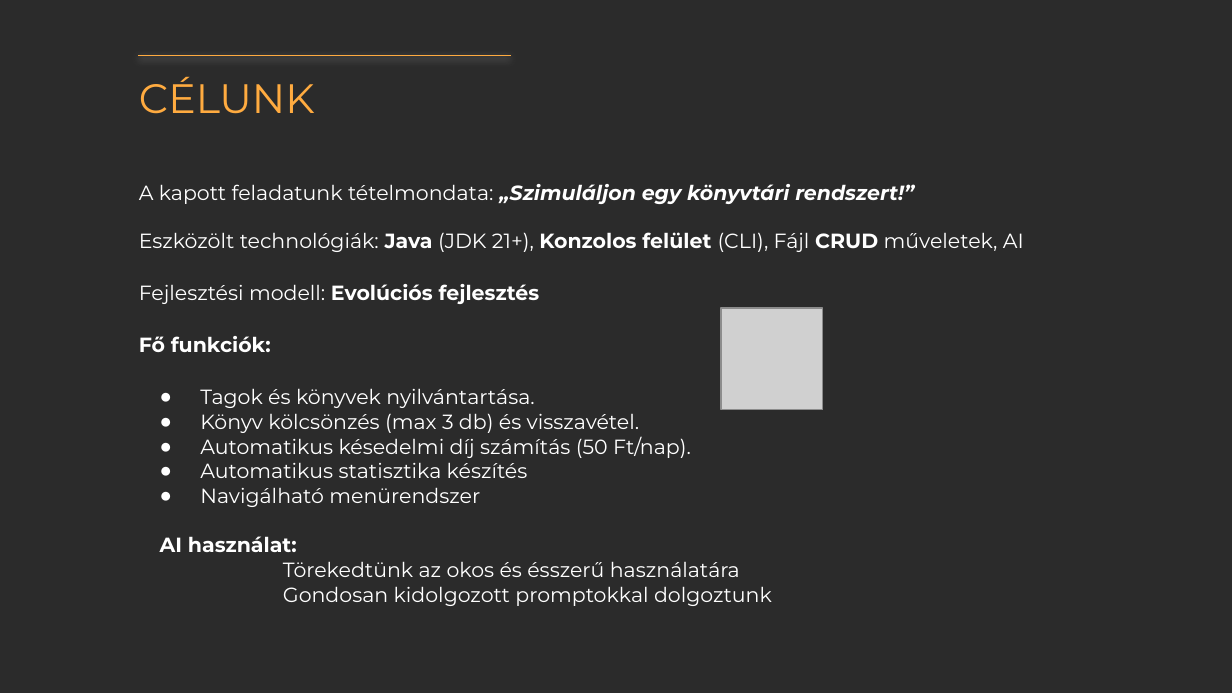
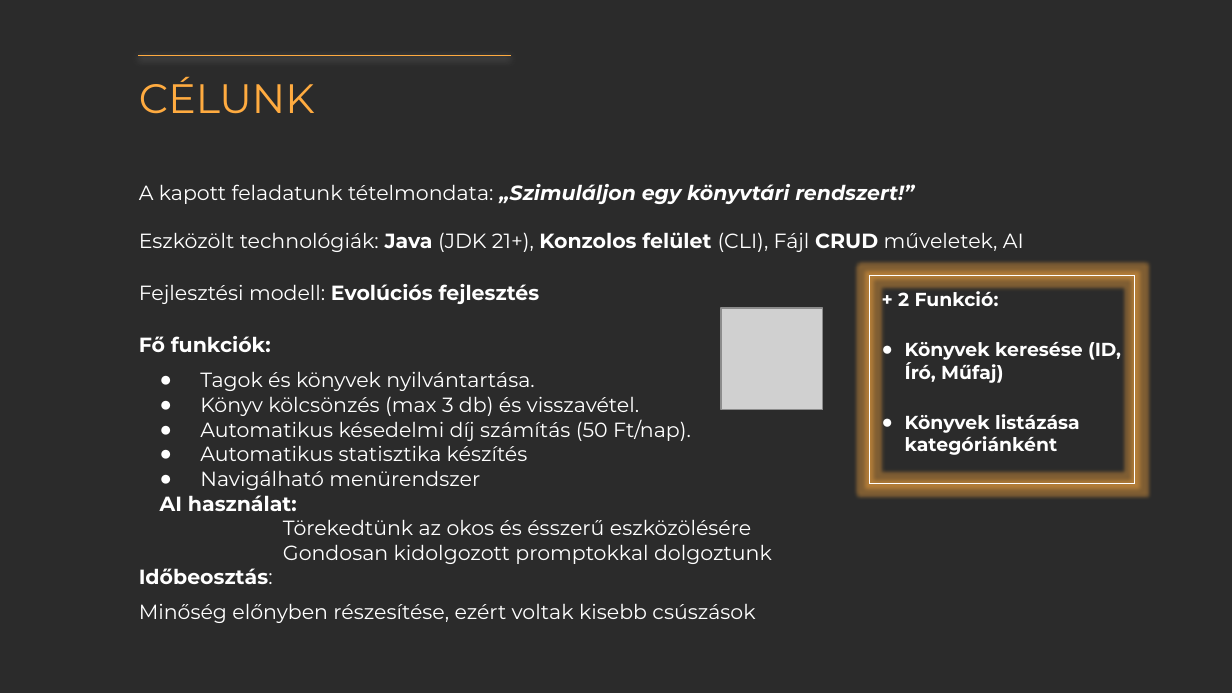
Before and after one commit to KLeviii/Library-Loan-System, a slide deck: slide 5 of docs/Csapat_2.pptx. Drawn at 1232x693 pixels with LibreOffice and Linux fonts; fonts in the diff are those of the drawing; grey boxes stand for pictures; background and template pictures are left out; a plain dark background stands for a picture behind light text. Boxes give left, top, right and bottom in pixels: in the first picture for what was removed or moved away, otherwise in the second. Text is boxed around its words. In the diff, an @@ line names an element or a change of style, - is before the commit and + after.

Commit message:
final

```diff
--- a/docs/Csapat_2.pptx
+++ b/docs/Csapat_2.pptx
@@ rectangle added at bbox=[869, 276, 1135, 484], outline #FFFFFF 0.75 pt, 11 pt, text #FFFFFF, bold @@
++ 2 Funkció:
+● Könyvek keresése (ID, Író, Műfaj)
+● Könyvek listázása kategóriánként
@@ text at bbox=[283, 519, 751, 535]: text changed @@
-Törekedtünk az okos és ésszerű használatára
+Törekedtünk az okos és ésszerű eszközölésére
@@ text at bbox=[139, 568, 755, 623]: paragraphs added @@
+Időbeosztás:
+Minőség előnyben részesítése, ezért voltak kisebb csúszások
```
Also in this commit, not shown: 5 other slides changed.
